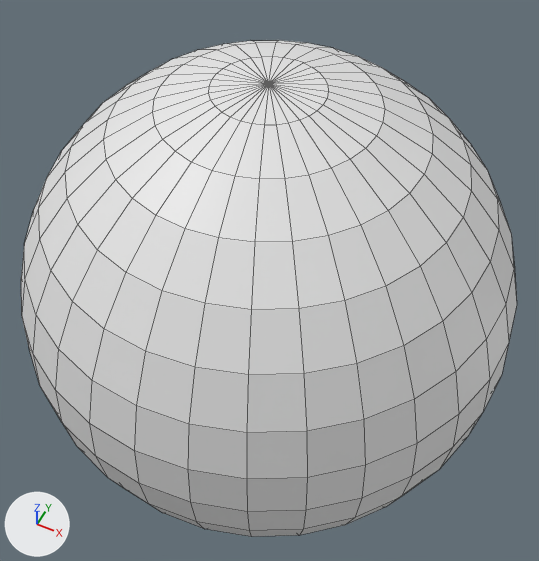
One commit to the FBX model resrc/obj/sphere/sphere.fbx: the scene before it, then after it.
Before and after are seen from a camera (50 mm lens) standing at (0.0094, -0.0187, 0.0238) and looking at (0.0, 0.0002, 0.0003). The lights are fixed; the arrows at lower left show +X, +Y and +Z. Mesh edges are drawn as thin lines. Where no turn or scale is listed for an object, it has been applied to the vertices.

The first picture shows '球体'.
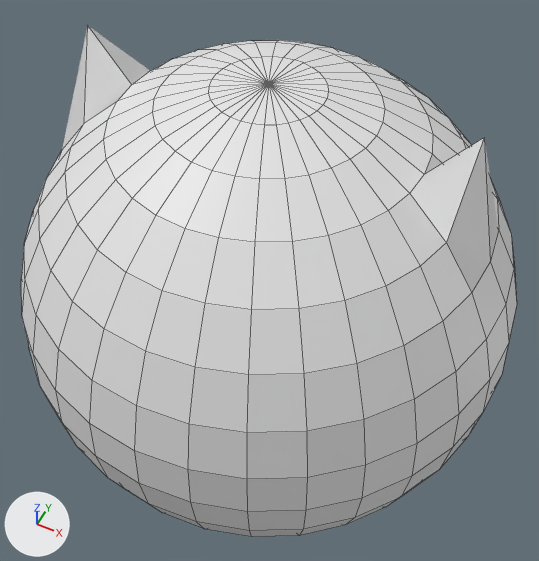
The newer file is also rescaled (x100.0) as a whole; pictures and numbers use the older file's frame.

Location of each change, [x1, y1, x2, y2] in pixels of the pictures (539 x 561 px; the box of a moved part takes in the faces that stretch with it):
'球体', reshaped
    before: [21, 40, 517, 537]
    after: [21, 26, 517, 537]
part 1 of me_球体, moved or reshaped
    before: [410, 154, 498, 292]
    after: [410, 138, 499, 292]
part 2 of me_球体, moved or reshaped
    before: [85, 71, 150, 123]
    after: [62, 26, 150, 150]

What the commit changed:
me_球体 has 482 vertices, 512 faces and spans x -0.01..0.01, y -0.01..0.01, z -0.01..0.01.
me_球体 is used by ob_球体; location (0.0, 0.0, 0.0).
Part 1, on me_球体:
Vertex 115 of me_球体 moves from (0.0071, 0.0, 0.0071) at pixel (463, 217) to (0.0071, 0.0, 0.0103) at pixel (484, 137).
Part 2, on me_球体:
Vertex 356 of me_球体 moves from (-0.0071, 0.0, 0.0071) at pixel (102, 102) to (-0.0071, 0.0, 0.0103) at pixel (87, 25).
